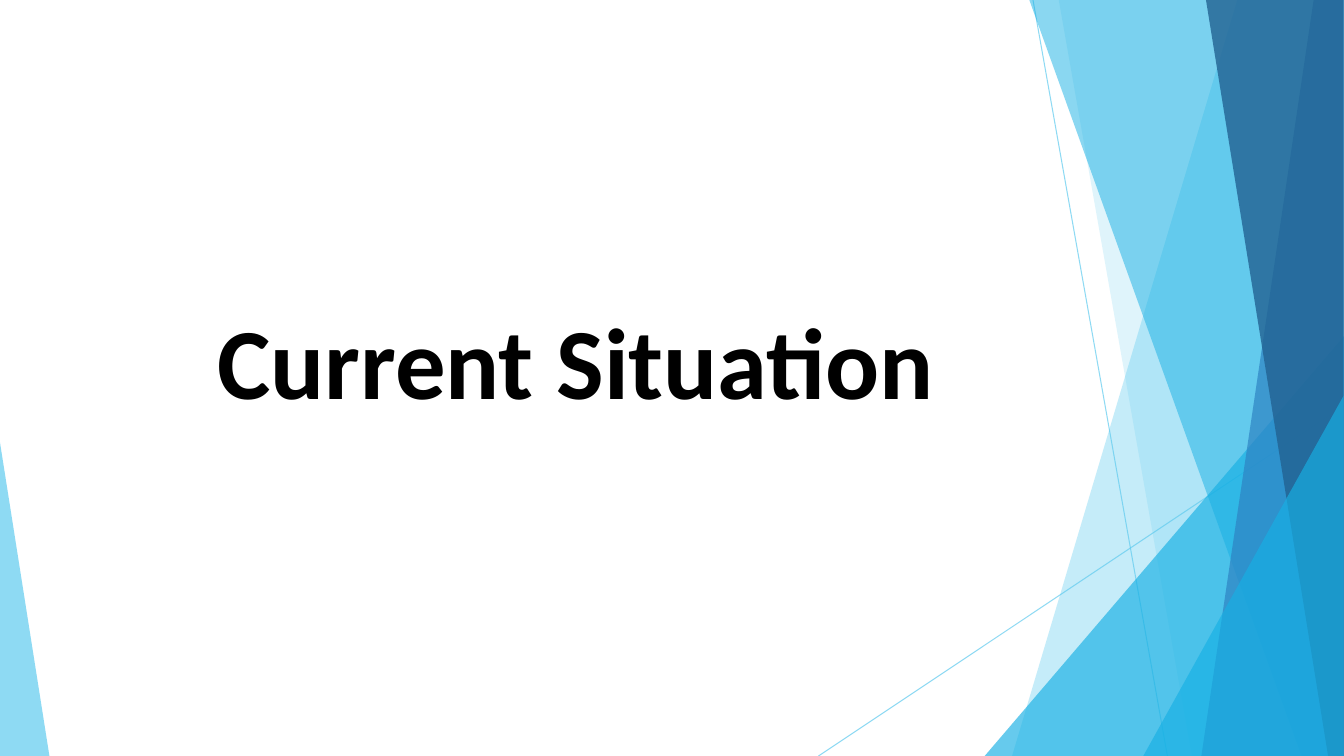
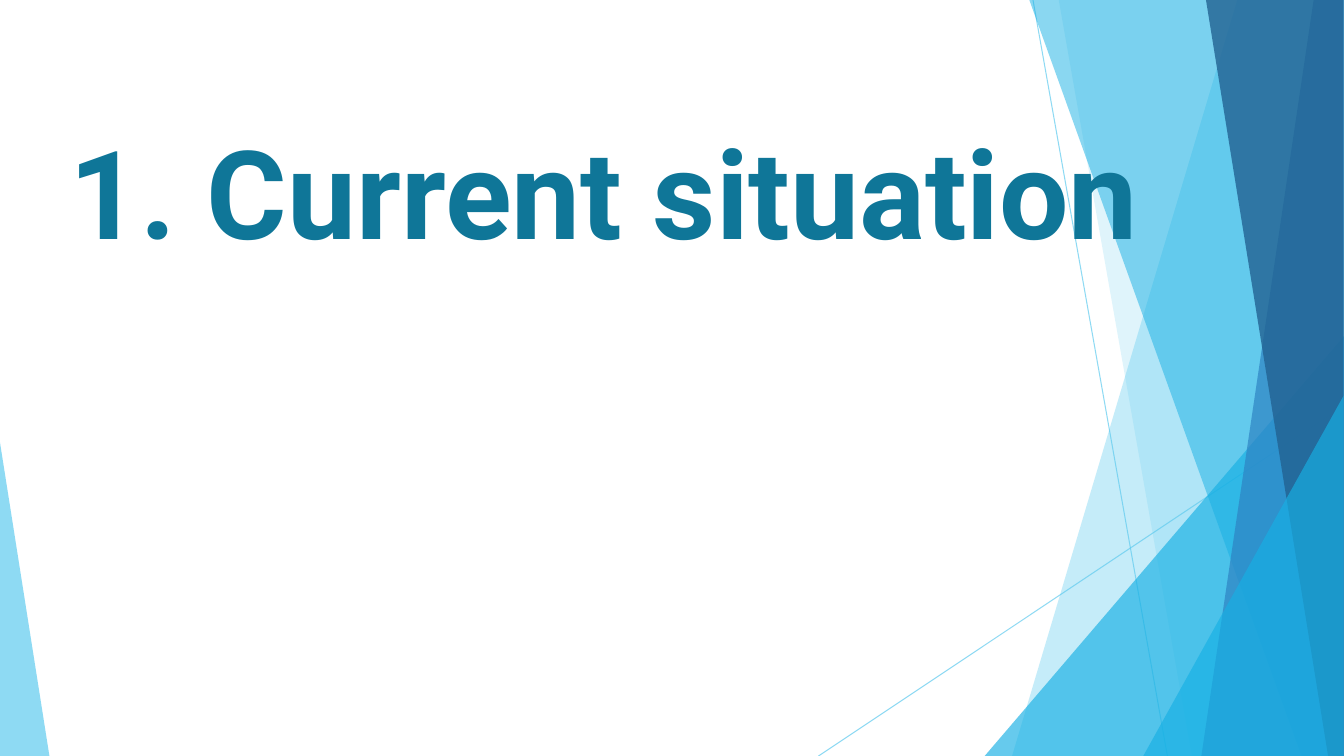
Before and after one commit to linhmimoza/Hospital_PortalExtra, a slide deck: slide 3 of Hospital.pptx. Drawn at 1344x756 pixels with LibreOffice and Linux fonts; fonts in the diff are those of the drawing. Boxes give left, top, right and bottom in pixels: in the first picture for what was removed or moved away, otherwise in the second. Text is boxed around its words. In the diff, an @@ line names an element or a change of style, - is before the commit and + after.

```diff
--- a/Hospital.pptx
+++ b/Hospital.pptx
@@ text at (70,126,1138,267): text changed; size 72 to 88 pt; font Calibri to Roboto; text colour #000000 to #0F7698 @@
-Current Situation
+1. Current situation
```
Also in this commit, not shown: 10 other slides changed, 4 slides added, 8 slides removed.
